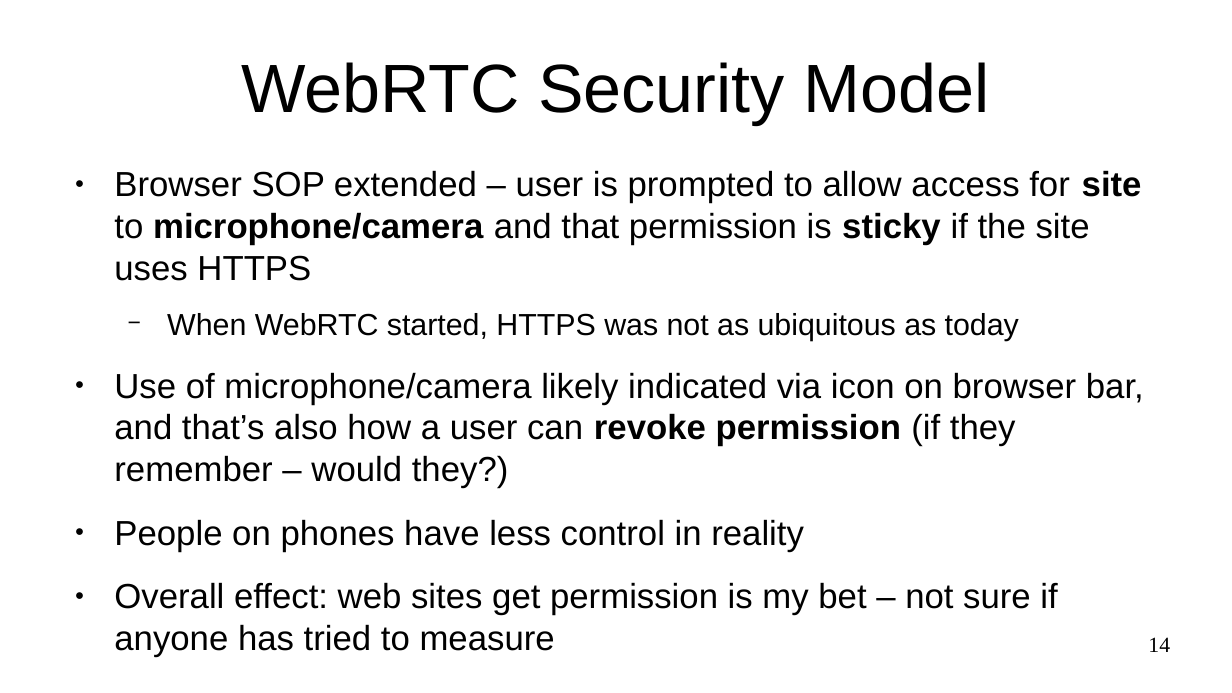
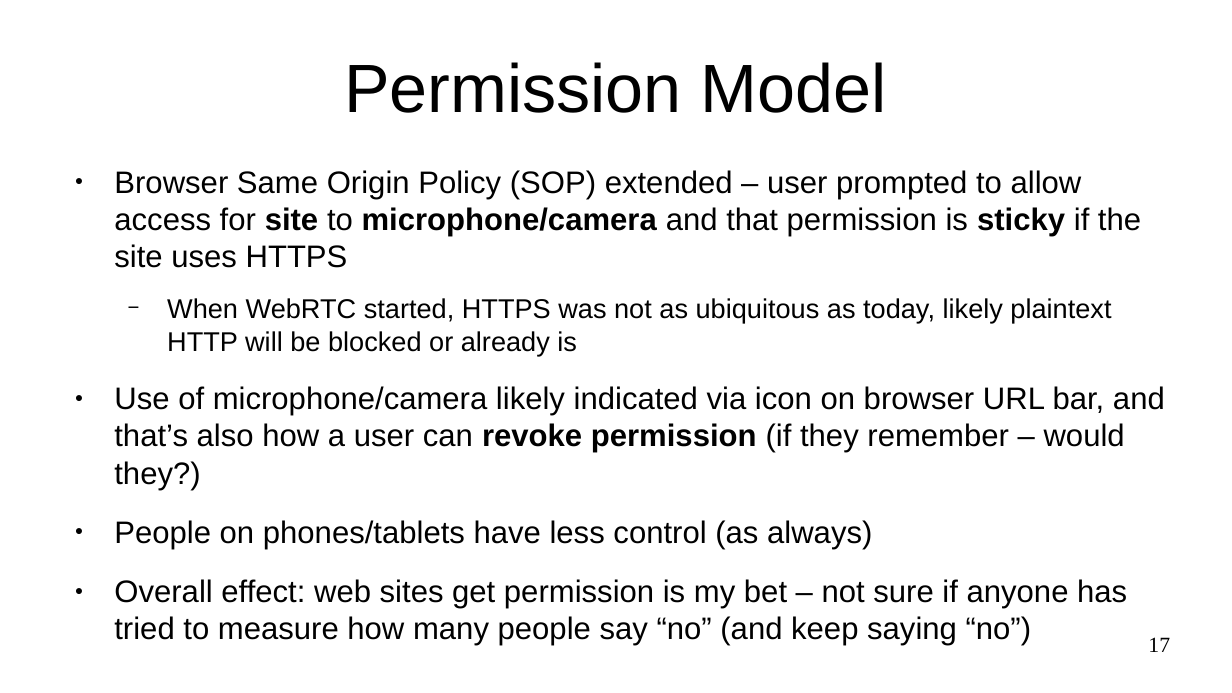
Before and after one commit to sftcd/cs7053, a slide deck: slide 17 of 2016lectures/12-webrtc.odp (slide 14 before the commit). Drawn at 1232x693 pixels with LibreOffice and Linux fonts; fonts in the diff are those of the drawing. Boxes give left, top, right and bottom in pixels: in the first picture for what was removed or moved away, otherwise in the second. Text is boxed around its words. In the diff, an @@ line names an element or a change of style, - is before the commit and + after.

```diff
--- a/2016lectures/12-webrtc.odp
+++ b/2016lectures/12-webrtc.odp
@@ title at [344,62,887,113]: text changed @@
-WebRTC Security Model
+Permission Model
@@ text at [114,170,1165,646]: text changed; size 22.4 to 20 pt @@
-● Browser SOP extended – user is prompted to allow access for site to microphone/camera and that permission is sticky if the site uses HTTPS
-  − When WebRTC started, HTTPS was not as ubiquitous as today
-● Use of microphone/camera likely indicated via icon on browser bar, and that’s also how a user can revoke permission (if they remember – would they?)
-● People on phones have less control in reality
-● Overall effect: web sites get permission is my bet – not sure if anyone has tried to measure
+● Browser Same Origin Policy (SOP) extended – user prompted to allow access for site to microphone/camera and that permission is sticky if the site uses HTTPS
+  − When WebRTC started, HTTPS was not as ubiquitous as today, likely plaintext HTTP will be blocked or already is
+● Use of microphone/camera likely indicated via icon on browser URL bar, and that’s also how a user can revoke permission (if they remember – would they?)
+● People on phones/tablets have less control (as always)
+● Overall effect: web sites get permission is my bet – not sure if anyone has tried to measure how many people say “no” (and keep saying “no”)
@@ page number at [1148,637,1170,652]: text changed @@
-14
+17
```
Also in this commit, not shown: 2 other slides changed, 6 slides added, 1 other file.
